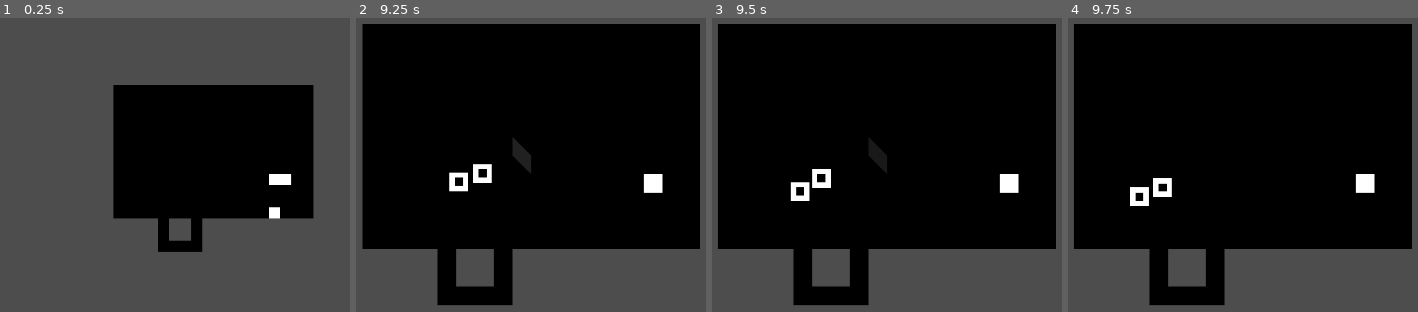
Above: before the commit, frames 1-4 (left to right).
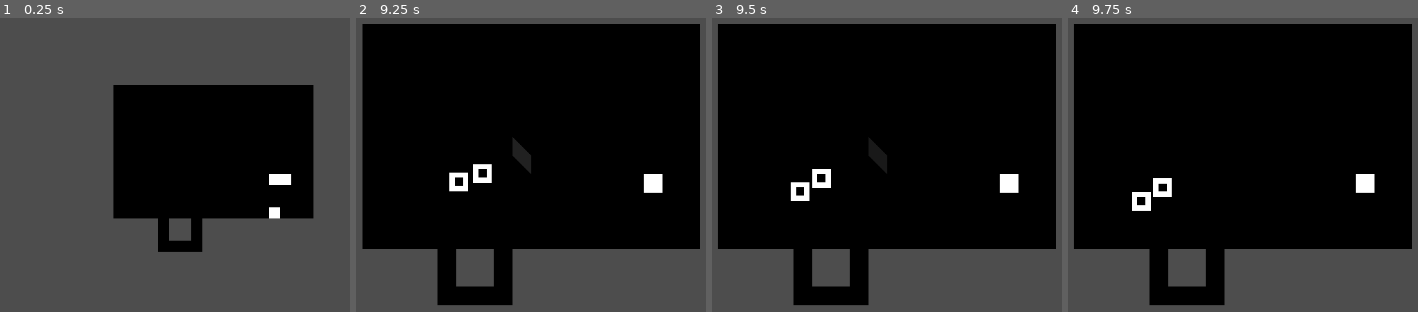
Above: after the commit, the same moments.

Repository: dch777/loopy-llc
Game: Godot game, scene res://levels/office.tscn
The game is run twice, just before and just after one commit, with the same random seed, the same clock (stepped at 60 frames per second) and the same inputs. This scene is started directly instead of the project's main scene.
Inputs (mouse positions are in pixels of both pictures, inside the frame that each line leads up to):
- Up to frame 1 (0.25 s): no input
- Up to frame 2 (9.25 s): tap Enter at 0.5, 2, 3.5 s; drag from (643, 179) to (705, 73) at 0.52 s; tap Space at 1.25, 2.75, 5 s; drag from (629, 179) to (583, 264) at 1.27 s; move the mouse to (629, 212) at 2.02 s; hold Shift (multi) 2.03-2.75 s; click (629, 212) at 2.3 s; drag from (583, 264) to (384, 106) at 2.77 s; move the mouse to (outside the picture) at 3.52 s; tap Mouse wheel up (zoom in) at 3.6, 8.1 s; click (outside the picture) at 3.8 s; drag from (384, 106) to (632, 223) at 4.27 s; move the mouse to (664, 173) at 5.02 s; click (664, 173) at 5.1 s; drag from (506, 62) to (464, 197) at 5.77 s; move the mouse to (outside the picture) at 6.52 s; hold Shift (multi) 6.53-7.25 s; click (outside the picture) at 6.8 s; drag from (464, 197) to (611, 126) at 7.27 s; move the mouse to (705, 73) at 8.02 s; click (705, 73) at 8.3 s; drag from (583, 264) to (513, 159) at 8.77 s
- Up to frame 3 (9.5 s): no input
- Up to frame 4 (9.75 s): move the mouse to (outside the picture) at 9.52 s; click (outside the picture) at 9.6 s

Frames 1-3 are identical in both runs. In frame 4, 0.3% of the frame differs, in the area x 17-24%, y 57-66%.

Commit message:
Fixed multi select bugs

Diff:
--- a/scripts/manager.gd
+++ b/scripts/manager.gd
@@ -47,9 +47,10 @@
 			var path = astar.get_id_path(worker.map_position, hovered_cell, true);
 			if path.size() > 0:
 				astar.set_point_solid(worker.map_position, false)
+				if worker.path.size() > 0:
+					astar.set_point_solid(worker.path[-1], false)
 				astar.set_point_solid(path[-1])
 				worker.navigate(path)
-			astar.set_point_solid(worker.map_position, false)
 
 func map_to_global(vec: Vector2) -> Vector2:
 	return to_global(ground.map_to_local(vec))
--- a/scripts/states/move.gd
+++ b/scripts/states/move.gd
@@ -23,6 +23,7 @@
 
 	fsm.global_position += dir.normalized() * speed
 
-func exit():
-	if fsm.path.size() > 0:
-		fsm.manager.astar.set_point_solid(fsm.path[-1], false)
+# func exit():
+# 	if fsm.path.size() > 0:
+# 		fsm.manager.astar.set_point_solid(fsm.path[-1], false)
+# 	fsm.manager.astar.set_point_solid(fsm.map_position, false)
